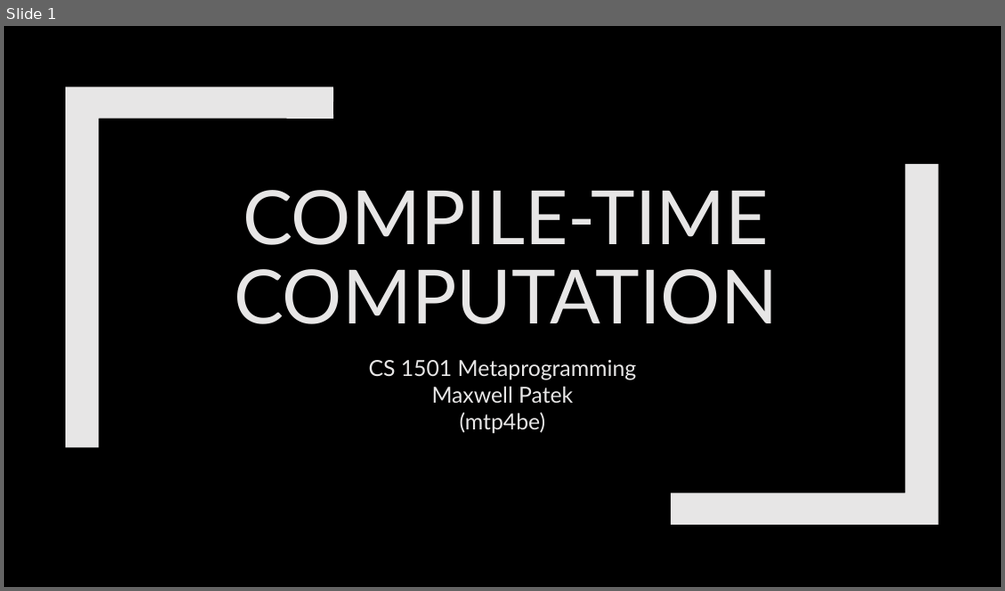
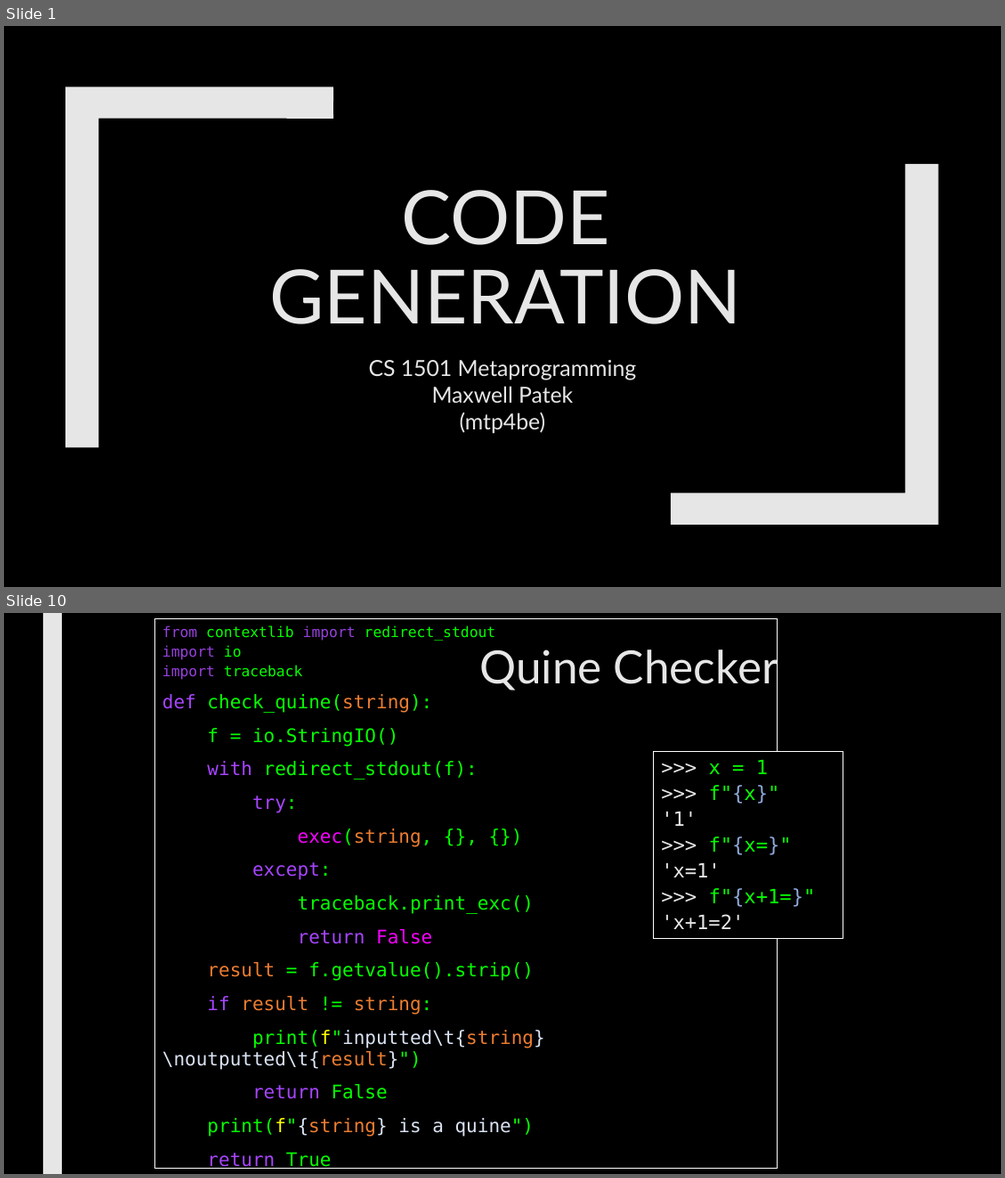
Before and after one commit to max7patek/metaprogramming, a slide deck: slides/09-CodeGeneration.pptx. Shown one above the other, each under a label of ours: slide 1 before the commit, slides 1 and 10 after it; the slides between them are not shown. The pictures are 1005x591 and 1005x1178 pixels, drawn with LibreOffice and Linux fonts; fonts in the diff are those of the drawing. Boxes give left, top, right and bottom in pixels: in the first picture for what was removed or moved away, otherwise in the second. Text is boxed around its words. In the diff, an @@ line names an element or a change of style, - is before the commit and + after.

Commit message:
Code Generation

```diff
--- a/slides/09-CodeGeneration.pptx
+++ b/slides/09-CodeGeneration.pptx
@@ slide 10 added at (x1=4, y1=613, x2=1001, y2=1174), background #000000 @@
@@ rectangle added at (x1=43, y1=613, x2=62, y2=1174), fill #E7E6E6 @@
@@ text added at (x1=155, y1=619, x2=777, y2=1167), outline #FFFFFF 0.75 pt, 18 pt, text #05FF00 @@
+from contextlib import redirect_stdout
+import io
+import traceback
+def check_quine(string):
+f = io.StringIO()
+with redirect_stdout(f):
+try:
+exec(string, {}, {})
+except:
+traceback.print_exc()
+return False
+result = f.getvalue().strip()
+if result != string:
+print(f"inputted\t{string}\noutputted\t{result}")
+return False
+print(f"{string} is a quine")
+return True
@@ title added at (x1=479, y1=644, x2=778, y2=692), 44 pt, text #E7E6E6 @@
+Quine Checker
@@ rectangle added at (x1=654, y1=751, x2=844, y2=939), fill #000000, outline #FFFFFF 0.75 pt, 19 pt, text #E7E6E6 @@
+>>> x = 1
+>>> f"{x}"
+'1'
+>>> f"{x=}"
+'x=1'
+>>> f"{x+1=}"
+'x+1=2'
@@ slide 1 changed as well @@
@@ title at (x1=269, y1=190, x2=741, y2=324): text changed @@
-COMPILE-TIME COMPUTATION
+CODE GENERATION
```
Also in this commit, not shown: 16 other slides added, 21 slides removed, 2 other files.
